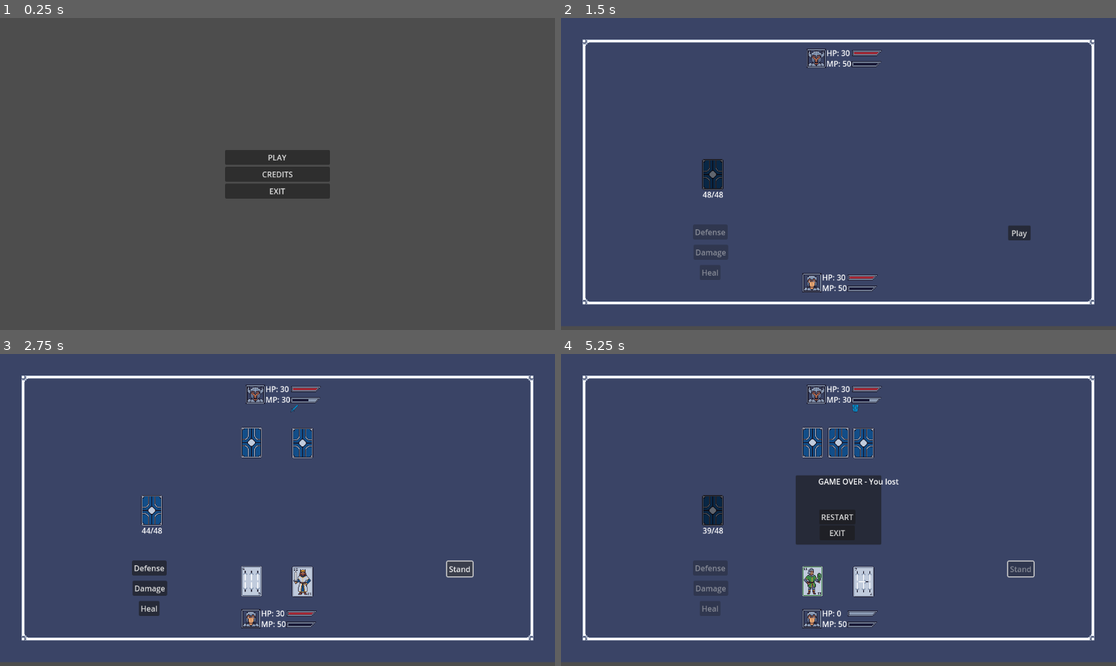
Above: before the commit, frames 1-4 (two rows, left to right).
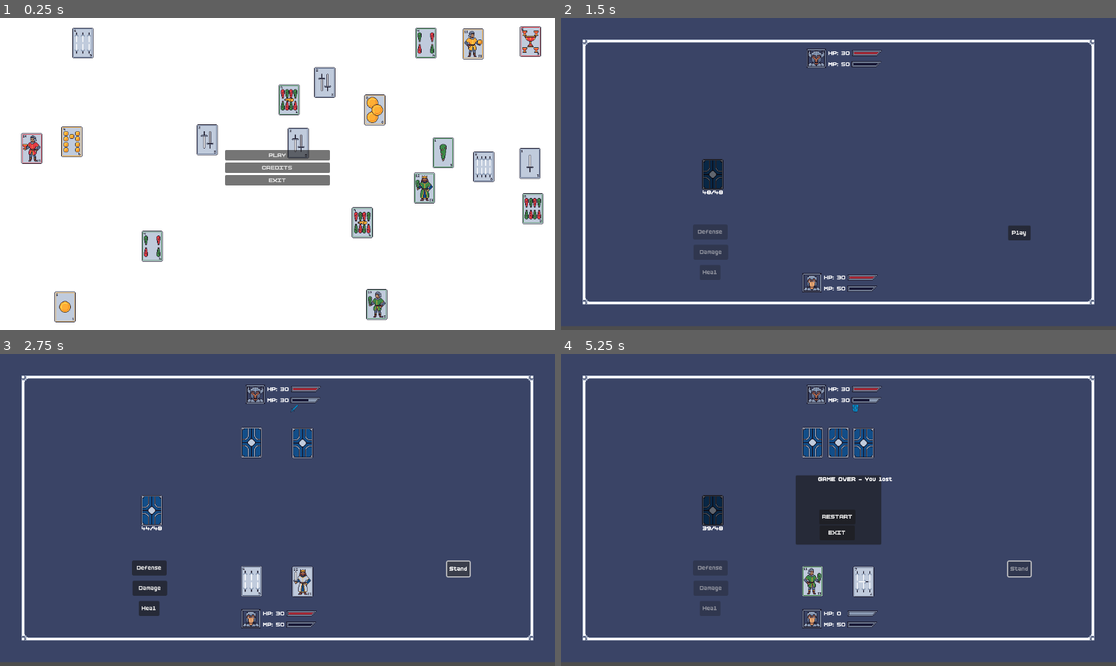
Above: after the commit, the same moments.

Repository: JavoMCL/CardGame
Game: Godot game, scene res://scenes/main_menu.tscn
Same seed, same stepped clock (60 frames per second), same inputs: the game is played once before the commit and once after it. The project has no main scene, so this scene is started directly.
Inputs (mouse positions are in pixels of both pictures, inside the frame that each line leads up to):
- Up to frame 1 (0.25 s): no input
- Up to frame 2 (1.5 s): click "CREDITS" at 0.5 s; click "PLAY" at 1.25 s
- Up to frame 3 (2.75 s): click "Play" at 2 s
- Up to frame 4 (5.25 s): tap Enter at 2.75 s; move the mouse to (960, 494) at 2.77 s; hold W 2.78-3.5 s; tap L at 2.85, 5.1 s; click (960, 494) at 2.92 s; click "RESTART" at 3.5 s; click "Play" at 4.25 s; move the mouse to (727, 525) at 5.02 s

The runs differ from the first frame. In frame 1, 100% of the frame differs, in the area x 0-100%, y 0-100%; in frame 2, 0.5%; in frame 3, 0.5%; in frame 4, 0.8%.

Commit message:
Main menu upgraded

Diff:
--- /dev/null
+++ b/font/new_global_theme.tres
@@ -0,0 +1,7 @@
+[gd_resource type="Theme" load_steps=2 format=3 uid="uid://dcptmvfyi538u"]
+
+[ext_resource type="FontFile" uid="uid://10b34daxs32f" path="res://font/BoldPixels.ttf" id="1_mqu52"]
+
+[resource]
+default_font = ExtResource("1_mqu52")
+default_font_size = 16
--- a/project.godot
+++ b/project.godot
@@ -22,6 +22,10 @@
 
 project/assembly_name="New Game Project"
 
+[gui]
+
+theme/custom="uid://dcptmvfyi538u"
+
 [rendering]
 
 textures/canvas_textures/default_texture_filter=0
--- a/scenes/character.tscn
+++ b/scenes/character.tscn
@@ -67,17 +67,17 @@
 
 [node name="HpLabel" type="Label" parent="."]
 layout_mode = 0
-offset_left = 41.0
-offset_top = 1.0
-offset_right = 81.0
-offset_bottom = 24.0
+offset_left = 45.0
+offset_top = 6.0
+offset_right = 90.0
+offset_bottom = 29.0
 
 [node name="ManaLabel" type="Label" parent="."]
 layout_mode = 0
-offset_left = 41.0
-offset_top = 23.0
-offset_right = 81.0
-offset_bottom = 46.0
+offset_left = 45.0
+offset_top = 29.0
+offset_right = 90.0
+offset_bottom = 52.0
 
 [node name="HpBar" type="TextureProgressBar" parent="."]
 layout_mode = 0
--- a/scenes/main_menu.tscn
+++ b/scenes/main_menu.tscn
@@ -11,7 +11,14 @@
 grow_vertical = 2
 script = ExtResource("1_l6cm7")
 
-[node name="VBoxContainer" type="VBoxContainer" parent="."]
+[node name="TextureRect" type="ColorRect" parent="."]
+layout_mode = 0
+offset_right = 1152.0
+offset_bottom = 648.0
+
+[node name="CardsLayer" type="Node2D" parent="."]
+
+[node name="UI" type="VBoxContainer" parent="."]
 layout_mode = 1
 anchors_preset = 8
 anchor_left = 0.5
@@ -25,18 +32,18 @@
 grow_horizontal = 2
 grow_vertical = 2
 
-[node name="Play" type="Button" parent="VBoxContainer"]
+[node name="Play" type="Button" parent="UI"]
 layout_mode = 2
 text = "PLAY"
 
-[node name="Credits" type="Button" parent="VBoxContainer"]
+[node name="Credits" type="Button" parent="UI"]
 layout_mode = 2
 text = "CREDITS"
 
-[node name="Exit" type="Button" parent="VBoxContainer"]
+[node name="Exit" type="Button" parent="UI"]
 layout_mode = 2
 text = "EXIT"
 
-[connection signal="pressed" from="VBoxContainer/Play" to="." method="_on_play_pressed"]
-[connection signal="pressed" from="VBoxContainer/Credits" to="." method="_on_credits_pressed"]
-[connection signal="pressed" from="VBoxContainer/Exit" to="." method="_on_exit_pressed"]
+[connection signal="pressed" from="UI/Play" to="." method="_on_play_pressed"]
+[connection signal="pressed" from="UI/Credits" to="." method="_on_credits_pressed"]
+[connection signal="pressed" from="UI/Exit" to="." method="_on_exit_pressed"]
--- a/scenes/script/main_menu.gd
+++ b/scenes/script/main_menu.gd
@@ -1,4 +1,88 @@
 extends Control
+
+const CARD_SCENE := preload("res://scenes/card.tscn")
+const CARD_COUNT := 20
+const SPEED_RANGE := Vector2(40, 90)
+const SUITS := ["Oro", "Bastos", "Espadas", "Copas"]
+const MIN_VALUE := 1
+const MAX_VALUE := 12
+
+@onready var cards_layer: Node2D = $CardsLayer
+
+var velocities: Array[Vector2] = []
+var radii: Array[float] = []
+var cards: Array[Node2D] = []
+
+
+func _ready() -> void:
+	randomize()
+	var screen_size := get_viewport_rect().size
+
+	for i in CARD_COUNT:
+		var card: Node2D = CARD_SCENE.instantiate()
+		cards_layer.add_child(card)
+
+		card.position = Vector2(
+			randf_range(0, screen_size.x),
+			randf_range(0, screen_size.y)
+		)
+
+		var suit: String = SUITS[randi() % SUITS.size()]
+		var value: int = randi_range(MIN_VALUE, MAX_VALUE)
+		card.show_card(suit, value)
+
+		var angle := randf_range(0, TAU)
+		var speed := randf_range(SPEED_RANGE.x, SPEED_RANGE.y)
+		velocities.append(Vector2(cos(angle), sin(angle)) * speed)
+
+		radii.append(_get_card_radius(card))
+		cards.append(card)
+
+
+func _process(delta: float) -> void:
+	var screen_size := get_viewport_rect().size
+
+	# mover y rebotar contra bordes de pantalla
+	for i in cards.size():
+		var card := cards[i]
+		card.position += velocities[i] * delta
+
+		if card.position.x < radii[i] or card.position.x > screen_size.x - radii[i]:
+			velocities[i].x *= -1
+			card.position.x = clamp(card.position.x, radii[i], screen_size.x - radii[i])
+
+		if card.position.y < radii[i] or card.position.y > screen_size.y - radii[i]:
+			velocities[i].y *= -1
+			card.position.y = clamp(card.position.y, radii[i], screen_size.y - radii[i])
+
+	# rebote simple entre cartas
+	for i in cards.size():
+		for j in range(i + 1, cards.size()):
+			var a := cards[i]
+			var b := cards[j]
+			var dist := a.position.distance_to(b.position)
+			var min_dist := radii[i] + radii[j]
+
+			if dist < min_dist and dist > 0.0:
+				var normal := (a.position - b.position).normalized()
+				var overlap := min_dist - dist
+				a.position += normal * overlap * 0.5
+				b.position -= normal * overlap * 0.5
+				velocities[i] = velocities[i].bounce(normal)
+				velocities[j] = velocities[j].bounce(-normal)
+
+
+func _get_card_radius(card: Node) -> float:
+	var shape_node := card.get_node("CollisionShape2D") as CollisionShape2D
+	if shape_node == null or shape_node.shape == null:
+		return 32.0
+
+	var shape := shape_node.shape
+	if shape is CircleShape2D:
+		return shape.radius
+	elif shape is RectangleShape2D:
+		return shape.size.length() / 2.0
+	return 32.0
 
 
 func _on_exit_pressed() -> void:
Binary file added: font/BoldPixels.ttf
Not shown, added: font/BoldPixels.ttf.import
